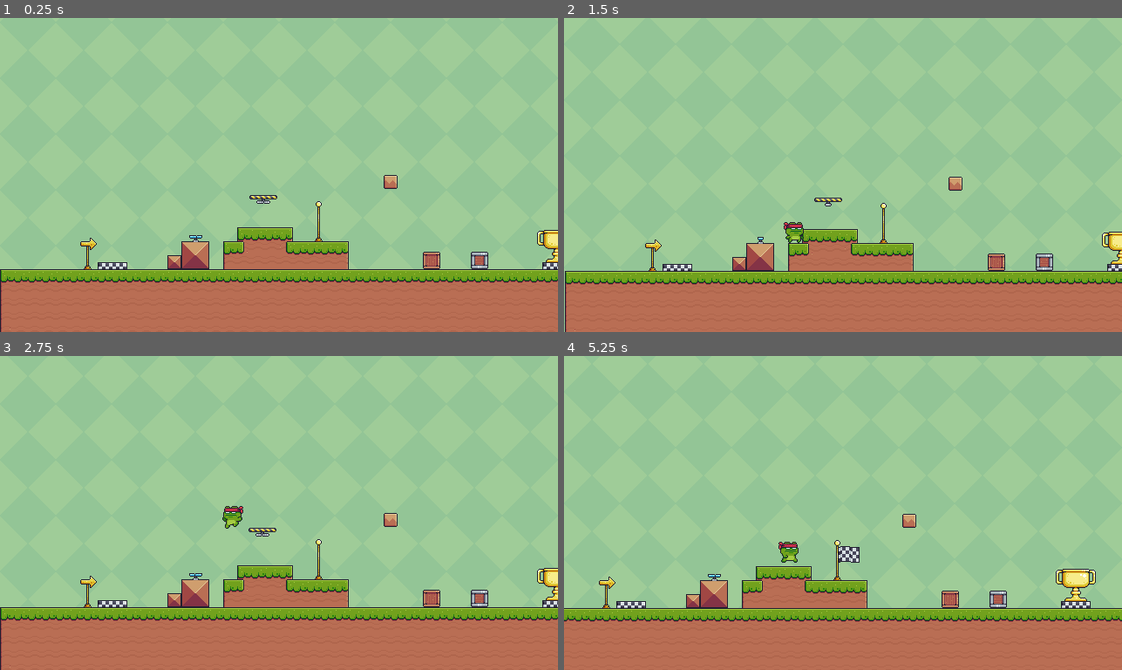
Above: before the commit, frames 1-4 (two rows, left to right).
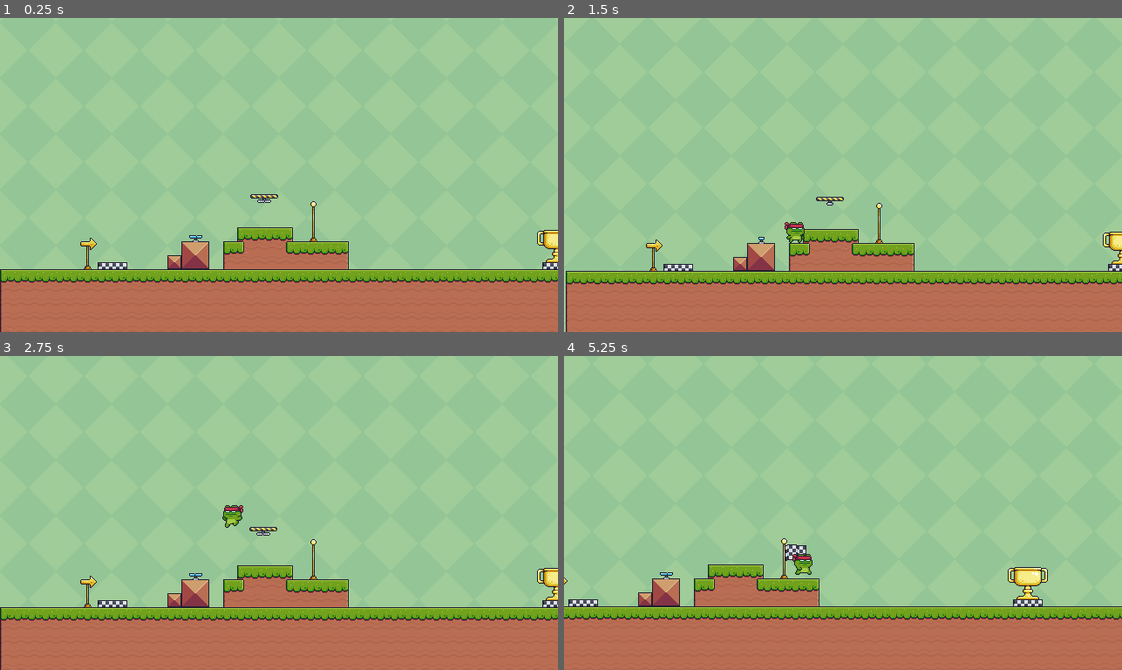
Above: after the commit, the same moments.

Repository: YisraelYishai/pixel-adventure
Game: Godot game, scene res://Scenes/test.tscn
Same seed, same stepped clock (60 frames per second), same inputs: the game is played once before the commit and once after it.
Inputs:
- Up to frame 1 (0.25 s): no input
- Up to frame 2 (1.5 s): hold Right (right) from 0.53 s (still down); tap Down (slam) at 0.6, 1.35 s; tap Space (jump) at 0.77 s
- Up to frame 3 (2.75 s): tap Space (jump) at 1.52 s; release Right (right) at 2.03 s; hold A (left) from 2.03 s (still down); tap Down (slam) at 2.1 s
- Up to frame 4 (5.25 s): release A (left) at 2.78 s; hold Right (right) 2.78-4.28 s; tap Down (slam) every 0.75 s from 2.85 to 5.1 s; tap Space (jump) at 3.02, 3.77, 4.52 s; hold A (left) 4.28-5.03 s; hold Right (right) from 5.03 s (still down)

The runs differ from the first frame. In frame 1, 0.7% of the frame differs, in the area x 44-88%, y 50-80%; in frame 2, 2.3%; in frame 3, 0.8%; in frame 4, 8.5%, in the area x 0-100%, y 50-85%.

Commit message:
Fan Implements Completed

Diff:
--- a/Scenes/fan.tscn
+++ b/Scenes/fan.tscn
@@ -52,6 +52,7 @@
 size = Vector2(24, 8)
 
 [sub_resource type="CapsuleShape2D" id="CapsuleShape2D_j6bxr"]
+radius = 12.0
 height = 164.0
 
 [node name="Fan" type="StaticBody2D" unique_id=1597304167]
--- a/Scenes/test.tscn
+++ b/Scenes/test.tscn
@@ -7,11 +7,7 @@
 [ext_resource type="PackedScene" uid="uid://14loqnh75c1e" path="res://Scenes/end.tscn" id="7_5wyu1"]
 [ext_resource type="PackedScene" uid="uid://coa6l5lkjrr10" path="res://Scenes/falling_platform.tscn" id="8_0c07c"]
 [ext_resource type="PackedScene" uid="uid://bmx1upcenjtym" path="res://Scenes/start.tscn" id="9_2cgwh"]
-[ext_resource type="PackedScene" uid="uid://b5sgnfl7ykse4" path="res://Scenes/breakable_block.tscn" id="9_yb21e"]
-[ext_resource type="PackedScene" uid="uid://c85xojoxicl8q" path="res://Scenes/cardboard_box.tscn" id="10_aees8"]
 [ext_resource type="PackedScene" uid="uid://crvawuljcpo1h" path="res://Scenes/checkpoint.tscn" id="10_mie3u"]
-[ext_resource type="PackedScene" uid="uid://j6i6msk0bpbt" path="res://Scenes/metal_box.tscn" id="11_mie3u"]
-[ext_resource type="PackedScene" uid="uid://dletb80tbxvu6" path="res://Scenes/arrow.tscn" id="12_0qy5o"]
 [ext_resource type="PackedScene" uid="uid://cm31ok0y30l5c" path="res://Scenes/fan.tscn" id="13_aees8"]
 
 [sub_resource type="TileSetAtlasSource" id="TileSetAtlasSource_ys1qc"]
@@ -320,28 +316,13 @@
 
 [node name="Node" type="Node" parent="." unique_id=1624995517]
 
-[node name="Checkpoint" parent="Node" unique_id=1403191903 instance=ExtResource("10_mie3u")]
-position = Vector2(374, 224)
-
-[node name="Checkpoint2" parent="Node" unique_id=958204341 instance=ExtResource("10_mie3u")]
-position = Vector2(1106, 144)
-
-[node name="FallingPlatform" parent="Node" unique_id=1974783609 instance=ExtResource("8_0c07c")]
-position = Vector2(302, 207)
-
-[node name="BreakableBlock" parent="Node" unique_id=2063605572 instance=ExtResource("9_yb21e")]
-position = Vector2(448, 188)
-
-[node name="CardboardBox" parent="Node" unique_id=237150342 instance=ExtResource("10_aees8")]
-position = Vector2(495, 278)
-
-[node name="MetalBox" parent="Node" unique_id=1538584652 instance=ExtResource("11_mie3u")]
-position = Vector2(550, 278)
-
-[node name="Arrow" parent="Node" unique_id=46550751 instance=ExtResource("12_0qy5o")]
-position = Vector2(736, 256)
-
 [node name="Fan" parent="Node" unique_id=1597304167 instance=ExtResource("13_aees8")]
 position = Vector2(224, 253)
 
+[node name="Checkpoint" parent="Node" unique_id=1403191903 instance=ExtResource("10_mie3u")]
+position = Vector2(368, 224)
+
+[node name="FallingPlatform" parent="Node" unique_id=1974783609 instance=ExtResource("8_0c07c")]
+position = Vector2(303, 206)
+
 [connection signal="body_entered" from="WorldBoundary" to="." method="_on_world_boundary_body_entered"]
--- a/Scripts/falling_platform.gd
+++ b/Scripts/falling_platform.gd
@@ -39,7 +39,7 @@
 		if not has_fallen: return
 
 		fall_tween = create_tween().set_trans(Tween.TRANS_SINE)
-		fall_tween.tween_property(self, "global_position", global_position + Vector2(0, 250), 1.0)
+		fall_tween.tween_property(self, "global_position", global_position + Vector2(0, 500), 1.0)
 		fall_tween.finished.connect(destroy)
 
 func destroy():
--- a/Scripts/fan.gd
+++ b/Scripts/fan.gd
@@ -4,7 +4,7 @@
 @onready var collision_shape: CollisionShape2D = $Detector/CollisionShape2D
 
 const MAX_FAN_STRENGTH = 25.0
-const MAX_UPWARD_SPEED = -300.0   # cap so player doesn’t fly infinitely
+const MAX_UPWARD_SPEED = -300.0
 
 var player: CharacterBody2D = null
 var is_colliding = false
@@ -13,11 +13,9 @@
 	if is_colliding and player:
 		var distance = global_position.distance_to(player.global_position)
 		var max_range = collision_shape.shape.radius
+		var intensity = clamp(abs(1.0 - (distance / max_range)), 0.0, 1.0)
 
-		var intensity = pow(clamp(1.0 - (distance / max_range), 0.0, 1.0), 2)
-		print(clamp(abs(1.0 - (distance / max_range)), 0.0, 1.0))
 		player.velocity.y -= MAX_FAN_STRENGTH * intensity
-
 		player.velocity.y = max(player.velocity.y, MAX_UPWARD_SPEED)
 
 func _on_detector_body_entered(body: Node2D) -> void:
--- a/Scripts/test.gd
+++ b/Scripts/test.gd
@@ -1,13 +1,7 @@
 extends Node2D
 
-
-# Called when the node enters the scene tree for the first time.
-#func _ready() -> void:
-
-
-# Called every frame. 'delta' is the elapsed time since the previous frame.
-#func _process(delta: float) -> void:
-	#pass
+func _ready() -> void:
+	get_window().grab_focus()
 
 func _on_world_boundary_body_entered(_body: Node2D) -> void:
 	$Player.out_of_bounds()
